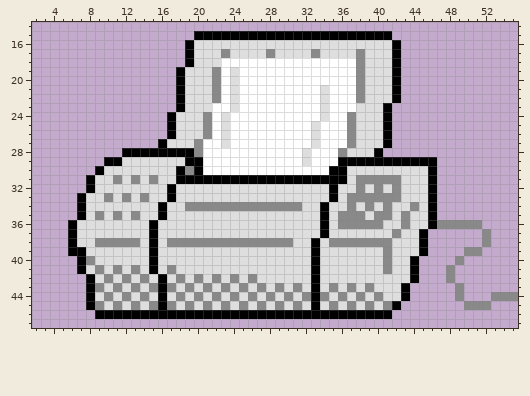
Two states of a pixel-art sprite, lib/assets/Monsters/faxmachine.png. Above: the version before the commit.
The file is 56x56 pixels. Shown: x 2..55, y 14..47.
The result:
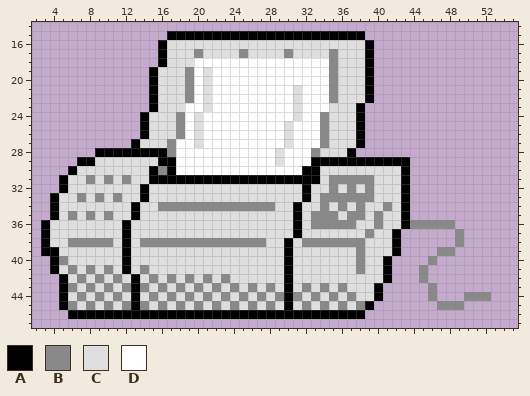
Palette (. is transparent): A #000000  B #898989  C #dedede  D #ffffff
Difference:
@@ x 2..55 @@
 14 ......................................................
-15 ..................AAAAAAAAAAAAAAAAAAAAAA..............
-16 .................ACCCCCCCCCCCCCCCCCCCCCCA.............
-17 .................ACCCBCCCCBCCCCBCCCCBCCCA.............
-18 .................ACCCDDDDDDDDDDDDDDDBCCCA.............
-19 ................ACCCBDCDDDDDDDDDDDDDBCCCA.............
-20 ................ACCCBDCDDDDDDDDDDDDDBCCCA.............
-21 ................ACCCBDCDDDDDDDDDCDDDBCCCA.............
-22 ................ACCCBDCDDDDDDDDDCDDDBCCCA.............
-23 ................ACCCDDCDDDDDDDDDCDDDCCCA..............
-24 ...............ACCCBDCDDDDDDDDDDCDDBCCCA..............
-25 ...............ACCCBDCDDDDDDDDDCDDDBCCCA..............
-26 ...............ACCCBDCDDDDDDDDDCDDDBCCCA..............
-27 ..............ACCCBDDCDDDDDDDDDCDDDBCCCA..............
-28 ..........AAAAAAAABDDDDDDDDDDDCDDDBCCCA...............
-29 ........AACCCCCCCAADDDDDDDDDDDCDDDAAAAAAAAAAA.........
-30 .......ACCCCCCCCABADDDDDDDDDDDDDDAACCCCCCCCCA.........
-31 ......ACCBCBCBCCAAAAAAAAAAAAAAAAAAACBBBBBCCCA.........
-32 ......ACCCCCCCCACCCCCCCCCCCCCCCCCACCBCBCBCCCA.........
-33 .....ACCBCBCBCCACCCCCCCCCCCCCCCCCACBBBBBBCCCA.........
-34 .....ACCCCCCCCACCBBBBBBBBBBBBBCCACCBCBCBCCBCA.........
-35 .....ACBCBCBCCACCCCCCCCCCCCCCCCCACBBBCBBCBCCA.........
-36 ....ACCCCCCCCACCCCCCCCCCCCCCCCCCACBBBBBCCBCCABBBBB....
-37 ....ACCCCCCCCACCCCCCCCCCCCCCCCCCACCCCCCCBCCA......B...
-38 ....ACCBBBBBCACBBBBBBBBBBBBBBCCACBBBBBBBCCCA......B...
-39 ....AACCCCCCCACCCCCCCCCCCCCCCCCACCCCCCCBCCCA....BB....
-40 .....ABCCCCCCACCCCCCCCCCCCCCCCCACCCCCCCBCCA....B......
-41 .....ACBCBCBCACBCCCCCCCCCCCCCCCACCCCCCCBCCA...B.......
-42 ......ACBCBCBCACBCBCBCBCBCCCCCCACCCCCCCCCCA...B.......
-43 ......ABCBCBCBABCBCBCBCBCBCBCBCACBCBCBCCCA.....B......
-44 ......ACBCBCBCACBCBCBCBCBCBCBCBABCBCBCBCCA.....B...BBB
-45 ......ABCBCBCBABCBCBCBCBCBCBCBCACBCBCBCBA.......BBB...
-46 .......AAAAAAAAAAAAAAAAAAAAAAAAAAAAAAAAA..............
+15 ...............AAAAAAAAAAAAAAAAAAAAAA.................
+16 ..............ACCCCCCCCCCCCCCCCCCCCCCA................
+17 ..............ACCCBCCCCBCCCCBCCCCBCCCA................
+18 ..............ACCCDDDDDDDDDDDDDDDBCCCA................
+19 .............ACCCBDCDDDDDDDDDDDDDBCCCA................
+20 .............ACCCBDCDDDDDDDDDDDDDBCCCA................
+21 .............ACCCBDCDDDDDDDDDCDDDBCCCA................
+22 .............ACCCBDCDDDDDDDDDCDDDBCCCA................
+23 .............ACCCDDCDDDDDDDDDCDDDCCCA.................
+24 ............ACCCBDCDDDDDDDDDDCDDBCCCA.................
+25 ............ACCCBDCDDDDDDDDDCDDDBCCCA.................
+26 ............ACCCBDCDDDDDDDDDCDDDBCCCA.................
+27 ...........ACCCBDDCDDDDDDDDDCDDDBCCCA.................
+28 .......AAAAAAAABDDDDDDDDDDDCDDDBCCCA..................
+29 .....AACCCCCCCAADDDDDDDDDDDCDDDAAAAAAAAAAA............
+30 ....ACCCCCCCCABADDDDDDDDDDDDDDAACCCCCCCCCA............
+31 ...ACCBCBCBCCAAAAAAAAAAAAAAAAAAACBBBBBCCCA............
+32 ...ACCCCCCCCACCCCCCCCCCCCCCCCCACCBCBCBCCCA............
+33 ..ACCBCBCBCCACCCCCCCCCCCCCCCCCACBBBBBBCCCA............
+34 ..ACCCCCCCCACCBBBBBBBBBBBBBCCACCBCBCBCCBCA............
+35 ..ACBCBCBCCACCCCCCCCCCCCCCCCCACBBBCBBCBCCA............
+36 .ACCCCCCCCACCCCCCCCCCCCCCCCCCACBBBBBCCBCCABBBBB.......
+37 .ACCCCCCCCACCCCCCCCCCCCCCCCCCACCCCCCCBCCA......B......
+38 .ACCBBBBBCACBBBBBBBBBBBBBBCCACBBBBBBBCCCA......B......
+39 .AACCCCCCCACCCCCCCCCCCCCCCCCACCCCCCCBCCCA....BB.......
+40 ..ABCCCCCCACCCCCCCCCCCCCCCCCACCCCCCCBCCA....B.........
+41 ..ACBCBCBCACBCCCCCCCCCCCCCCCACCCCCCCBCCA...B..........
+42 ...ACBCBCBCACBCBCBCBCBCCCCCCACCCCCCCCCCA...B..........
+43 ...ABCBCBCBABCBCBCBCBCBCBCBCACBCBCBCCCA.....B.........
+44 ...ACBCBCBCACBCBCBCBCBCBCBCBABCBCBCBCCA.....B...BBB...
+45 ...ABCBCBCBABCBCBCBCBCBCBCBCACBCBCBCBA.......BBB......
+46 ....AAAAAAAAAAAAAAAAAAAAAAAAAAAAAAAAA.................
 47 ......................................................
Changed places in both pictures, as pixel boxes (x1, y1, x2, y2):
changed: (41, 31, 518, 319)
